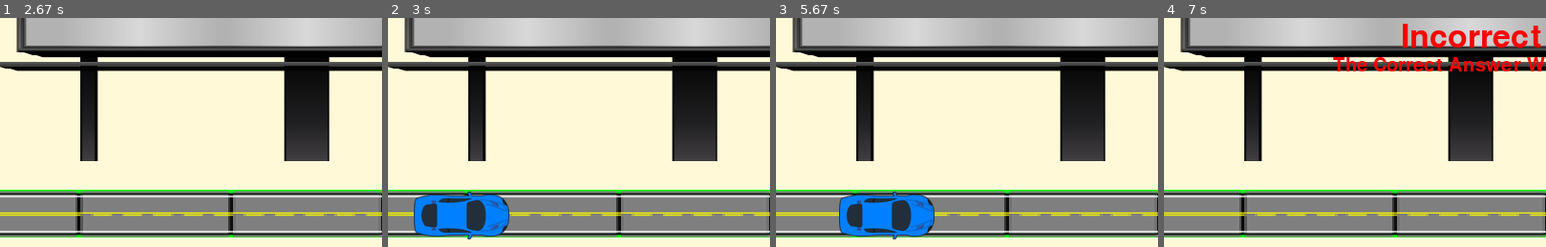
Above: before the commit, frames 1-4 (left to right).
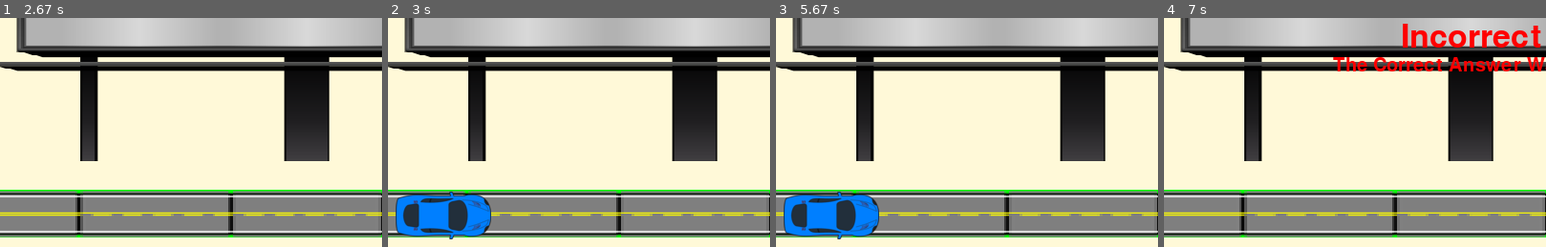
Above: after the commit, the same moments.

Repository: danielchriscarter/PiRight
Game: pygame game, started from home.py
The game is run twice, just before and just after one commit, with the same random seed, the same clock (stepped at 60 frames per second) and the same inputs.
Inputs (mouse positions are % of the whole screen's width and height, from its top left):
- Up to frame 1 (2.67 s): press the mouse at (50, 48) at 0.37 s; move the mouse to (34, 41) at 0.47 s; release the mouse at (19, 35) at 0.6 s; hold D 0.67-1.13 s; move the mouse to (65, 15) at 0.7 s; hold A 1.67-2.2 s
- Up to frame 2 (3 s): no input
- Up to frame 3 (5.67 s): hold A 3.33-3.8 s; tap C at 4.33 s; hold D 4.67-5.13 s
- Up to frame 4 (7 s): hold A 5.73-6.13 s; hold D 6.17-6.8 s; tap B at 6.32 s; hold A from 6.83 s (still down)
The pictures show only the part of the screen within x 10-60%, y 46-96%; the shares and areas given below are measured in that part.

Frame 1 is identical in both runs. In frame 2, 4.3% of the frame differs, in the area x 2-32%, y 75-97%; in frame 3, 6.3%, in the area x 2-42%, y 75-97%; in frame 4, nothing differs.

Commit message:
Timer fixed

Diff:
--- a/logic.py
+++ b/logic.py
@@ -36,6 +36,7 @@
         self.choices['c'] = row['Answer C']
         self.choices['d'] = row['Answer D']
         self.correct = row['Correct Answer']
+        self.answer = ''
 
     def checkAnswer(self):
         return self.correct.lower() == self.answer.lower()
--- a/pygame_output.py
+++ b/pygame_output.py
@@ -62,9 +62,11 @@
                     self.screen.blit(car, (carWidth, carHeight))
                     carWidth+=1
                     if carWidth == 730:
-                        finished = True
+                        #finished = True
                         answered = True
-
+                        self.quiz.questions[index].duration = time.time() - startTime
+                if(answered==True):
+                    carWidth = 70
 
             for event in pygame.event.get():
                 if event.type == pygame.QUIT:
@@ -94,6 +96,7 @@
                     elif event.key == K_d:
                         self.quiz.questions[index].answer = "d"
                         answered = True
+                    carWidth = 70
 
             if(answered==True and finished==False):
                 if(ans_waiting == False):
